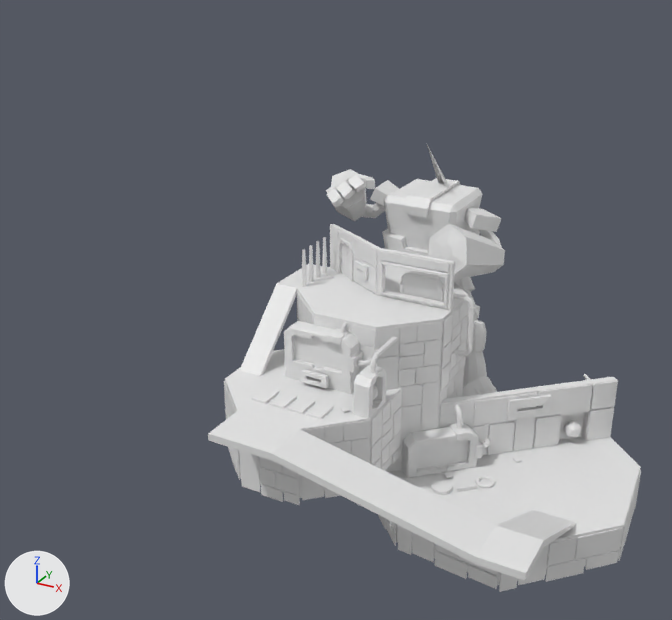
The FBX model source/Assets/Models/prototypeRobot/robot_fase_v2.fbx: old version first, new version second.
One viewpoint serves both versions: a 50 mm camera at (8.74, -18.12, 12.11) aimed at (-0.11, -2.02, 4.05). The lights are fixed; the arrows at lower left show +X, +Y and +Z. Where no turn or scale is listed for an object, it has been applied to the vertices.

In view in the first picture: 'botoes_cores', 'd_parede', 'd_parede1', 'd_parede2', 'dispositivo_vermelho', 'grade', 'joelho.003', 'maquina.000', 'maquina.001', 'maquina.002', 'maquina.004', 'piso', 'robo.004'.
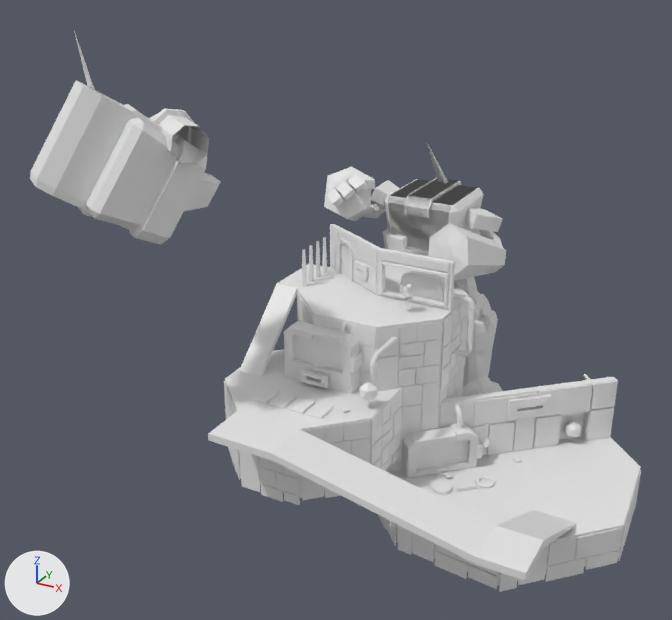
Boxes [x1, y1, x2, y2] around the edits, measured in the pictures (672 x 620 px):
'robo.001', moved, turned, rescaled (not visible before)
    after: [74, 31, 220, 245]
'maquina.001', moved, turned, rescaled
    before: [354, 365, 386, 419]
    after: [30, 80, 182, 230]
'robo membro.001', added
    after: [324, 166, 506, 396]
'robo.002', added
    after: [388, 145, 484, 256]
'joelho.003', moved, turned, rescaled
    before: [357, 358, 372, 366]
    after: [150, 108, 209, 164]

The change, as a diff of the scene's bpy script:
```diff
--- a/source/Assets/Models/prototypeRobot/robot_fase_v2.fbx.py
+++ b/source/Assets/Models/prototypeRobot/robot_fase_v2.fbx.py
@@ me_cube_004 @@
+me_cube_004.from_pydata(...)  # 139 vertices, 135 faces; spans x -1.02..1.02, y -1.08..1.08, z -1.25..2.42
@@ me_cube_002 @@
+me_cube_002.from_pydata(...)  # 426 vertices, 402 faces; spans x -2.6..2.95, y -2.21..1.3, z -4.42..1.67
@@ ob_robo_001 @@
 ob_robo_001 = bpy.data.objects.new('robo.001', me_cube_009)
-ob_robo_001.location = (3.37, 1.83, 0.57)
-ob_robo_001.rotation_euler = (0.0, 0.0, 3.12)  # degrees (0, 0, 179)
-ob_robo_001.scale = (0.00193, 0.00193, 0.00193)
+ob_robo_001.location = (-2.82, -4.62, 7.22)
+ob_robo_001.rotation_euler = (1.004, 0.0, -0.604)  # degrees (58, 0, -35)
+ob_robo_001.scale = (0.01, 0.01, 0.01)
@@ ob_maquina_001 @@
 ob_maquina_001 = bpy.data.objects.new('maquina.001', me_cube_010)
-ob_maquina_001.location = (0.99, -2.56, 2.23)
-ob_maquina_001.rotation_euler = (0.0, 0.0, -1.571)  # degrees (0, 0, -90)
-ob_maquina_001.scale = (0.0086, 0.00187, 0.00447)
+ob_maquina_001.location = (-2.82, -4.62, 7.22)
+ob_maquina_001.rotation_euler = (1.004, 0.0, -0.604)  # degrees (58, 0, -35)
+ob_maquina_001.scale = (0.01, 0.01, 0.01)
@@ ob_joelho_003 @@
 ob_joelho_003 = bpy.data.objects.new('joelho.003', me_torus_006)
-ob_joelho_003.location = (0.49, -1.88, 2.94)
-ob_joelho_003.rotation_euler = (0.000102, 0.0, -3.142)  # degrees (0, 0, -180)
-ob_joelho_003.scale = (0.00168, 0.00168, 0.00168)
+ob_joelho_003.location = (-2.82, -4.62, 7.22)
+ob_joelho_003.rotation_euler = (1.004, 0.0, -0.604)  # degrees (58, 0, -35)
+ob_joelho_003.scale = (0.01, 0.01, 0.01)
@@ ob_robo_002 @@
+ob_robo_002 = bpy.data.objects.new('robo.002', me_cube_004)
+ob_robo_002.location = (0.03, 2.86, 4.44)
@@ ob_robo_membro_001 @@
+ob_robo_membro_001 = bpy.data.objects.new('robo membro.001', me_cube_002)
+ob_robo_membro_001.location = (-0.01, 2.86, 4.44)
```
